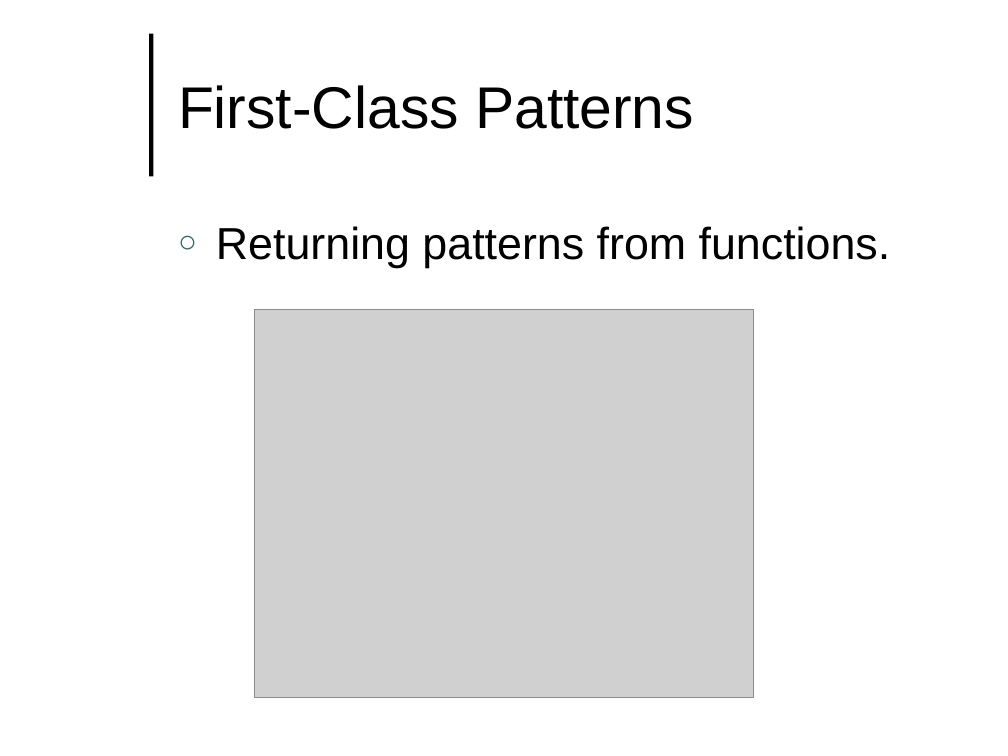
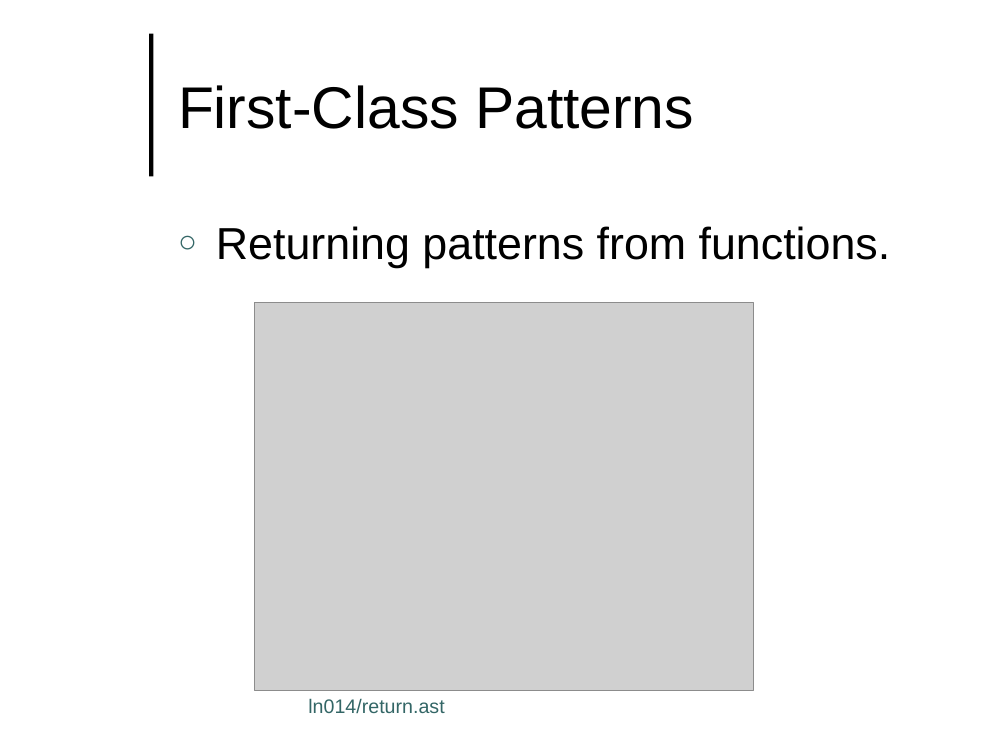
Before and after one commit to lutzhamel/CSC493, a slide deck: slide 10 of notes/csc493-ln014.pptx. Drawn at 1008x756 pixels with LibreOffice and Linux fonts; fonts in the diff are those of the drawing; grey boxes stand for pictures; background and template pictures are left out. Boxes give left, top, right and bottom in pixels: in the first picture for what was removed or moved away, otherwise in the second. Text is boxed around its words. In the diff, an @@ line names an element or a change of style, - is before the commit and + after.

```diff
--- a/notes/csc493-ln014.pptx
+++ b/notes/csc493-ln014.pptx
@@ picture: place and size @@
-picture at <box>255,309,753,698</box>
+picture at <box>255,302,753,690</box>
@@ text added at <box>308,698,444,713</box>, 14 pt, text #336666 @@
+ln014/return.ast
```
Also in this commit, not shown: 2 other slides changed, 2 other files.
